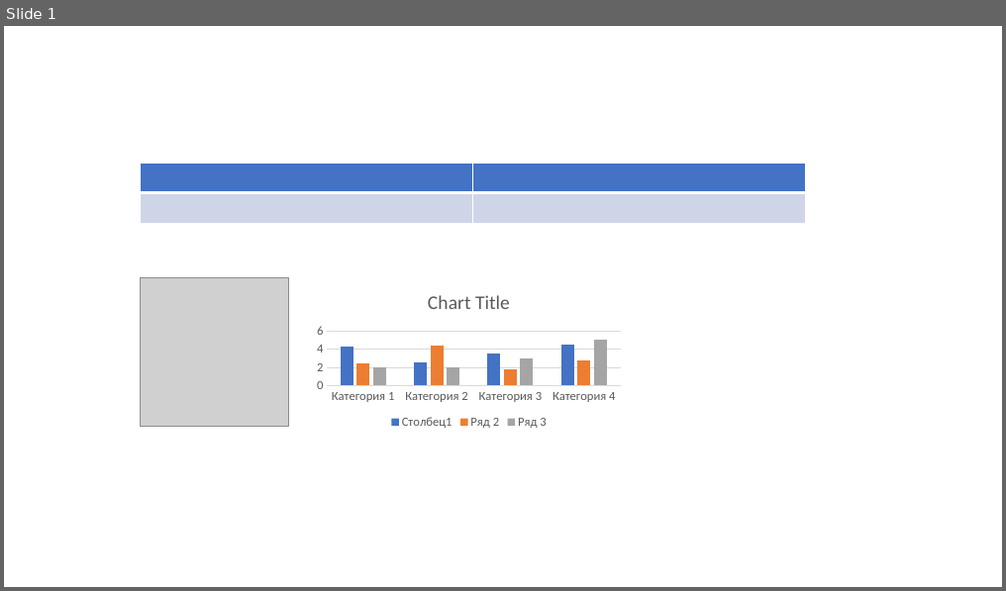
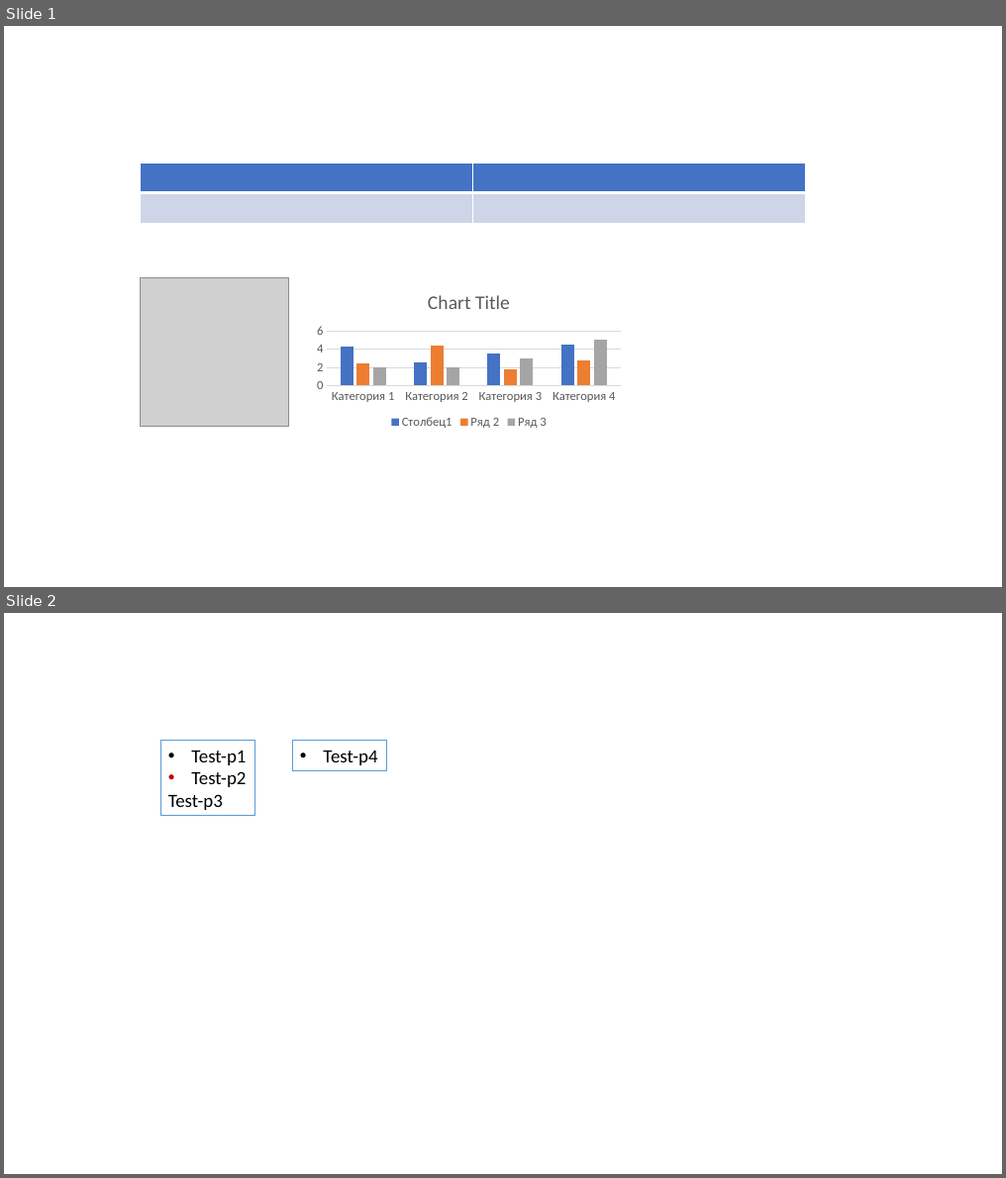
Before and after one commit to ShapeCrawler/ShapeCrawler, a slide deck: src/SlideDotNet.Tests/Resource/002.pptx. Shown one above the other, each under a label of ours: slide 1 before the commit, slides 1 and 2 after it. The pictures are 1006x591 and 1006x1178 pixels, drawn with LibreOffice and Linux fonts; fonts in the diff are those of the drawing; grey boxes stand for pictures. Boxes give left, top, right and bottom in pixels: in the first picture for what was removed or moved away, otherwise in the second. Text is boxed around its words. In the diff, an @@ line names an element or a change of style, - is before the commit and + after.

```diff
--- a/src/SlideDotNet.Tests/Resource/002.pptx
+++ b/src/SlideDotNet.Tests/Resource/002.pptx
@@ slide 2 added at [4,613,1002,1174], background #FFFFFF @@
@@ rectangle added at [160,741,254,816], fill #FFFFFF, outline #5B9BD5 1 pt, 18 pt, text #000000 @@
+• Test-p1
+• Test-p2
+Test-p3
@@ rectangle added at [292,741,386,770], fill #FFFFFF, outline #5B9BD5 1 pt, 18 pt, text #000000 @@
+• Test-p4
```
Also in this commit, not shown: 12 other files.
